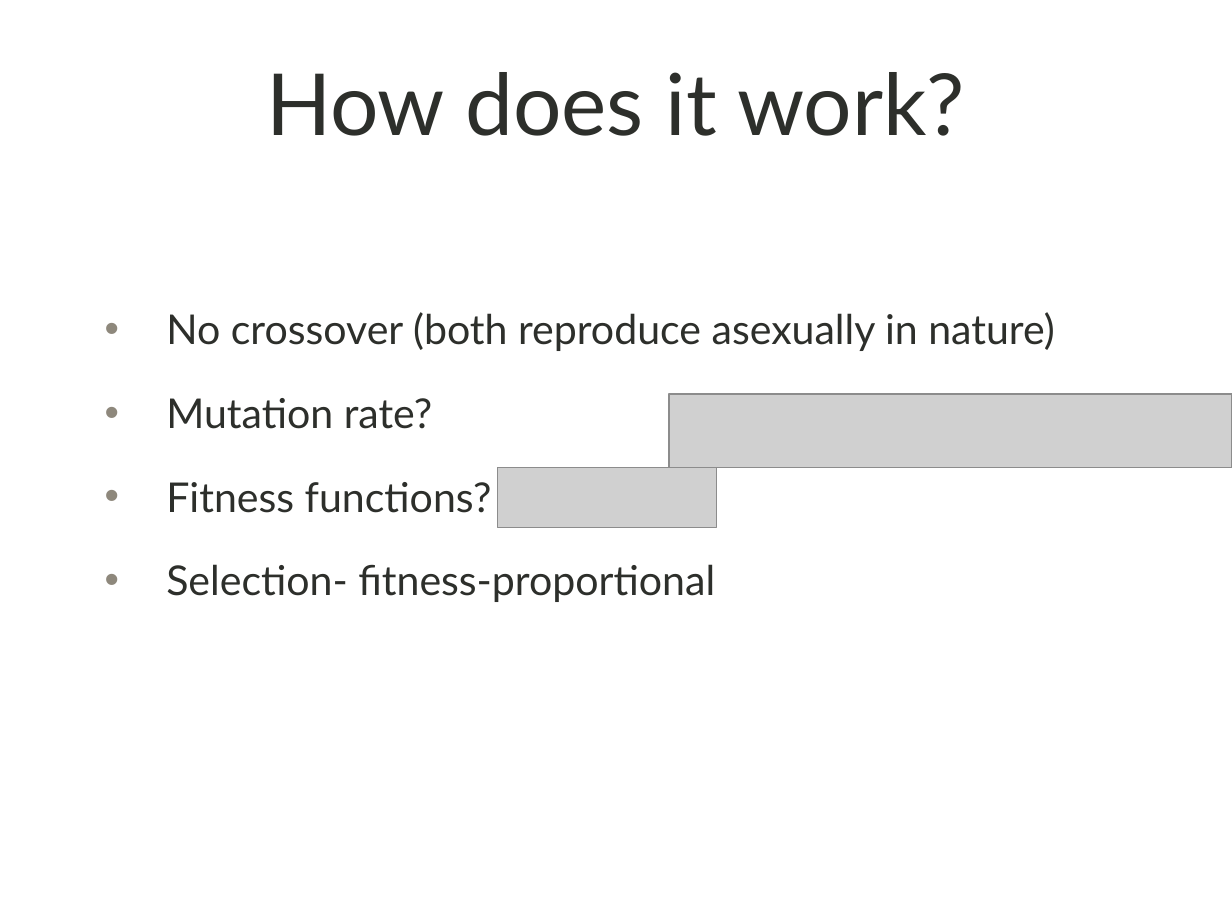
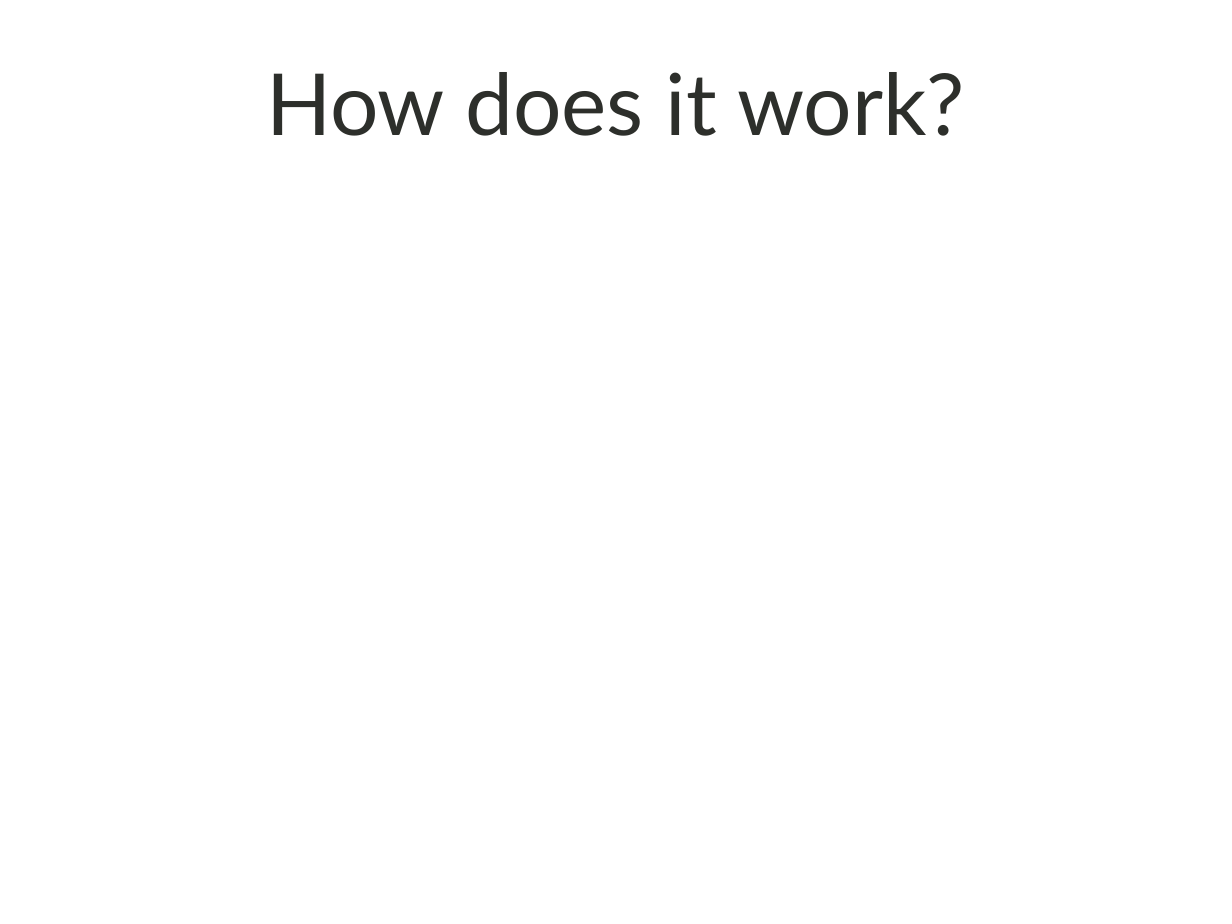
Before and after one commit to shankl/EvoComp_FinalProject, a slide deck: slide 12 of presentation.pptx (slide 11 before the commit). Drawn at 1232x924 pixels with LibreOffice and Linux fonts; fonts in the diff are those of the drawing; grey boxes stand for pictures; background and template pictures are left out. Boxes give left, top, right and bottom in pixels: in the first picture for what was removed or moved away, otherwise in the second. Text is boxed around its words. In the diff, an @@ line names an element or a change of style, - is before the commit and + after.

```diff
--- a/presentation.pptx
+++ b/presentation.pptx
@@ text removed at [166,312,1054,602] @@
-• No crossover (both reproduce asexually in nature)
-• Mutation rate?
-• Fitness functions?
-• Selection- fitness-proportional
@@ picture removed at [669,394,1232,468] @@
@@ picture removed at [498,468,717,529] @@
```
Also in this commit, not shown: 5 other slides changed, 4 slides added, 2 other files.
